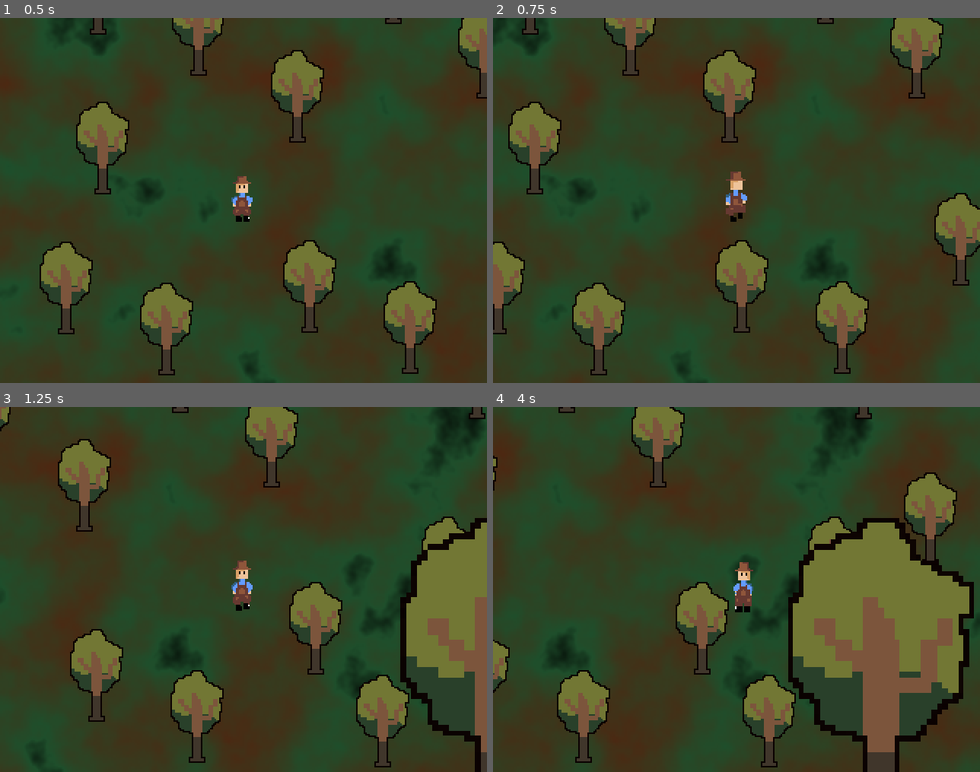
Above: before the commit, frames 1-4 (two rows, left to right).
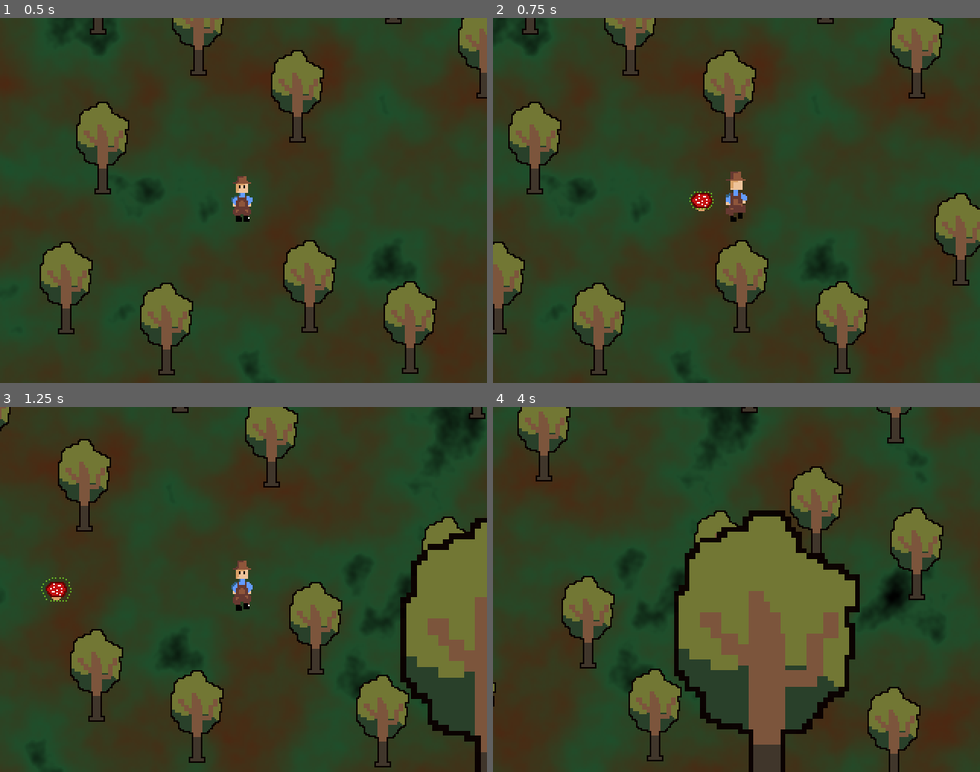
Above: after the commit, the same moments.

Repository: Eren1601/Cyberpunk-Frankenjam
Game: Godot game, scene res://scenes/World.tscn
The game is run twice, just before and just after one commit, with the same random seed, the same clock (stepped at 60 frames per second) and the same inputs.
Inputs:
- Up to frame 1 (0.5 s): no input
- Up to frame 2 (0.75 s): tap Enter at 0.5 s; hold D (move_right) from 0.53 s (still down); tap 2 (plant_mushroom) at 0.6 s
- Up to frame 3 (1.25 s): keep holding D (move_right)
- Up to frame 4 (4 s): release D (move_right) at 1.28 s; hold S (move_down) 1.28-2.03 s; tap 2 (plant_mushroom) every 0.75 s from 1.35 to 3.6 s; hold D (move_right) 2.03-2.78 s; hold W (move_up) 2.78-3.53 s; hold A (move_left) from 3.53 s (still down)

Frame 1 is identical in both runs. In frame 2, 0.2% of the frame differs, in the area x 40-46%, y 47-53%; in frame 3, 0.2%; in frame 4, 47%, in the area x 0-100%, y 0-100%.

Commit message:
pilz fix und cd added

Diff:
--- a/scenes/Pilz.tscn
+++ b/scenes/Pilz.tscn
@@ -46,6 +46,10 @@
 "speed": 5.0
 }]
 
+[sub_resource type="CapsuleShape2D" id="CapsuleShape2D_n7kbj"]
+radius = 7.0
+height = 14.0
+
 [node name="Node2D" type="Node2D"]
 script = ExtResource("1_n7kbj")
 
@@ -53,5 +57,7 @@
 
 [node name="AnimatedSprite2D" type="AnimatedSprite2D" parent="."]
 sprite_frames = SubResource("SpriteFrames_gnxu8")
-frame = 2
-frame_progress = 0.7692803
+frame_progress = 0.82348067
+
+[node name="CollisionShape2D" type="CollisionShape2D" parent="."]
+shape = SubResource("CapsuleShape2D_n7kbj")
--- a/scenes/Player.tscn
+++ b/scenes/Player.tscn
@@ -262,3 +262,7 @@
 shape = SubResource("CapsuleShape2D_3li8b")
 
 [node name="Camera2D" type="Camera2D" parent="."]
+
+[node name="mushroom_time" type="Timer" parent="."]
+wait_time = 20.0
+one_shot = true
--- a/scenes/Tree.tscn
+++ b/scenes/Tree.tscn
@@ -22,5 +22,5 @@
 collision_layer = 2
 
 [node name="CollisionShape2D" type="CollisionShape2D" parent="StaticBody2D"]
-position = Vector2(-24, -60)
+position = Vector2(1, -5)
 shape = SubResource("CapsuleShape2D_omb14")
--- a/scripts/player.gd
+++ b/scripts/player.gd
@@ -3,6 +3,7 @@
 @export var speed: float = 200.0
 @onready var anim: AnimatedSprite2D = $AnimatedSprite2D
 @export var Pilz: PackedScene = preload("res://scenes/Pilz.tscn")
+@onready var mushroom_time: Timer = $mushroom_time
 
 
 func _ready() -> void:
@@ -33,10 +34,12 @@
 			anim.play("idle")
 
 	# Pilz platzieren
-	if Input.is_action_just_pressed("plant_mushroom"):
+	if Input.is_action_just_pressed("plant_mushroom") and mushroom_time.time_left ==0:
 		_place_mushroom()
+		mushroom_time.start()
 
 func _place_mushroom():
 	var mushroom = Pilz.instantiate()
 	mushroom.position = position
+	mushroom.z_index = self.z_index
 	get_tree().current_scene.add_child(mushroom)
Not shown: 1 places in scenes/Pilz.tscn that only renumber resources
